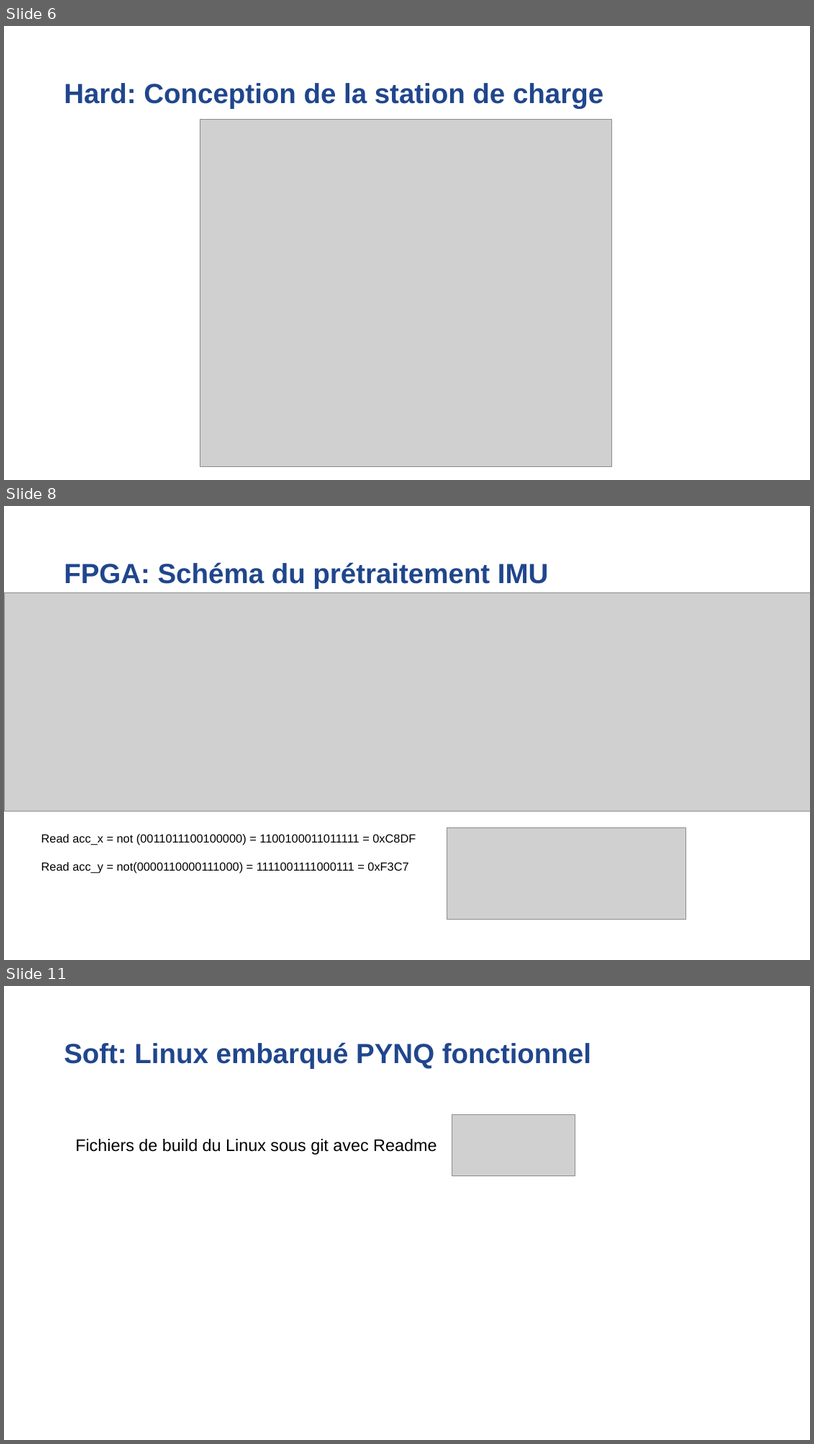
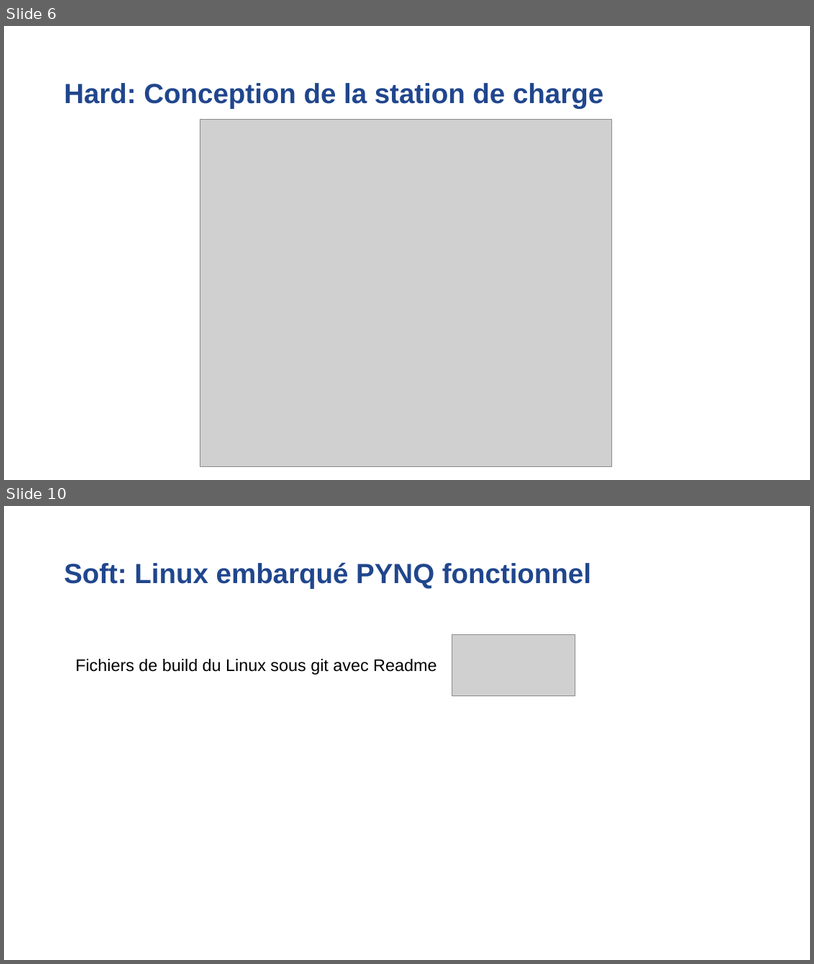
Before and after one commit to Laffargue-ElsysDesign/Robot_Surveillance_V3, a slide deck: GestionDeProjet/Reunions/Reunion_06_07_2022/Reunion_avancement_06_07_22.pptx. Shown one above the other, each under a label of ours: slides 6, 8 and 11 before the commit, slides 6 and 10 after it; the slides between them are not shown. The pictures are 814x1444 and 814x964 pixels, drawn with LibreOffice and Linux fonts; fonts in the diff are those of the drawing; grey boxes stand for pictures; background and template pictures are left out. Boxes give left, top, right and bottom in pixels: in the first picture for what was removed or moved away, otherwise in the second. Text is boxed around its words. In the diff, an @@ line names an element or a change of style, - is before the commit and + after.

```diff
--- a/GestionDeProjet/Reunions/Reunion_06_07_2022/Reunion_avancement_06_07_22.pptx
+++ b/GestionDeProjet/Reunions/Reunion_06_07_2022/Reunion_avancement_06_07_22.pptx
@@ slide 8 removed at <box>4,506,810,960</box>, background #FFFFFF @@
@@ title removed at <box>64,562,549,589</box> @@
-FPGA: Schéma du prétraitement IMU
@@ picture removed at <box>4,592,810,811</box> @@
@@ picture removed at <box>447,828,687,919</box> @@
@@ text removed at <box>41,834,416,873</box> @@
-Read acc_x = not (0011011100100000) = 1100100011011111 = 0xC8DF
-Read acc_y = not(0000110000111000) = 1111001111000111 = 0xF3C7
@@ what was slide 11 is now slide 10 @@
```
Also in this commit, not shown: 1 slide changed, 3 slides added, 3 other slides removed.
